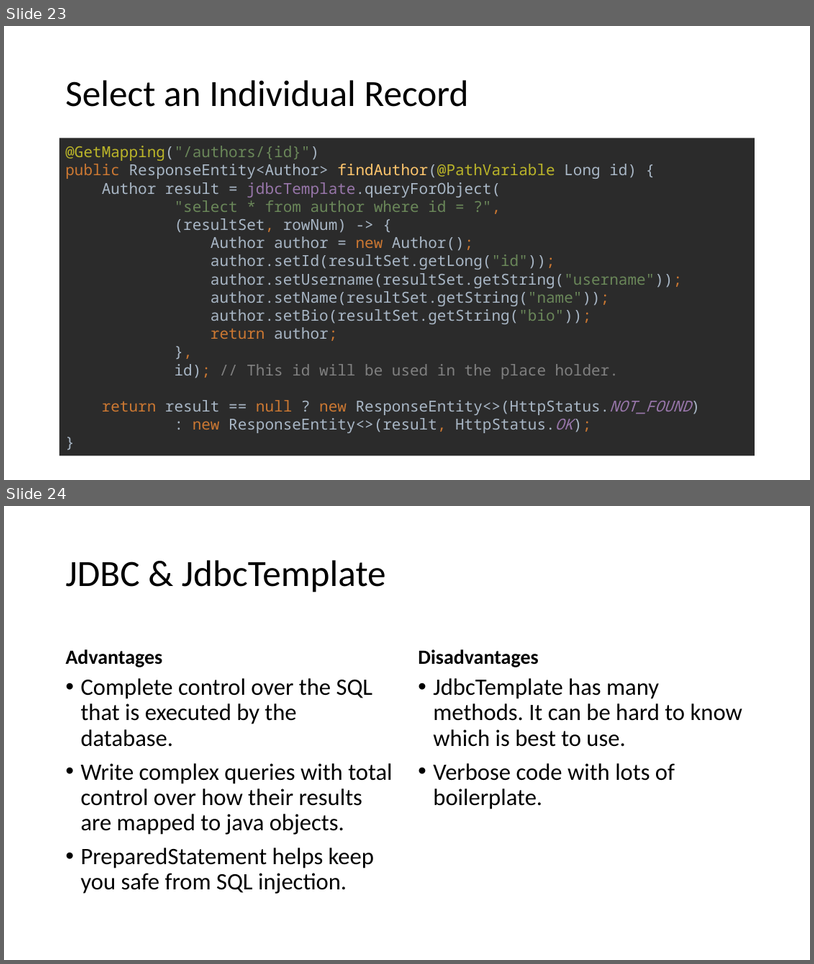
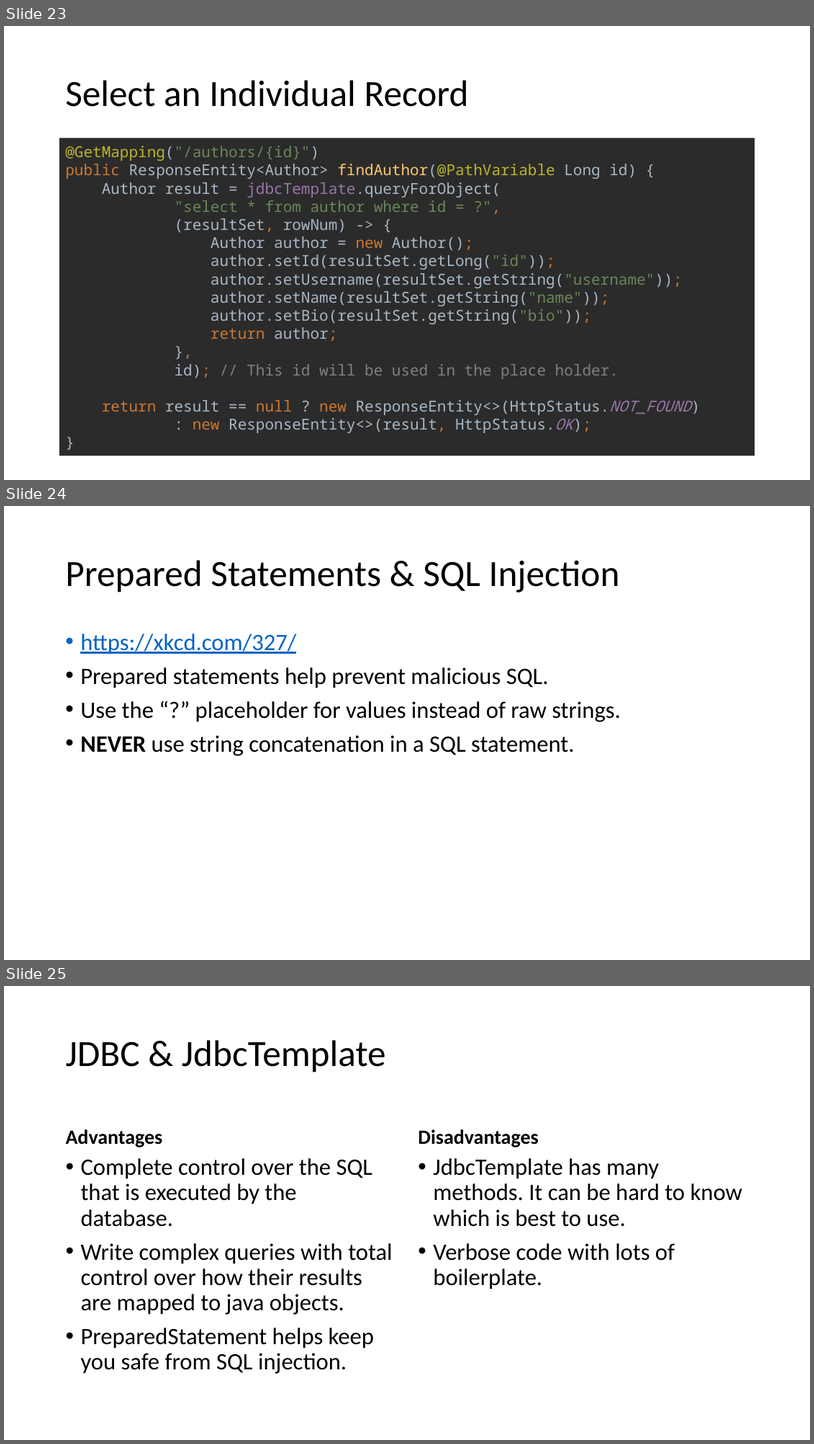
Before and after one commit to ryl/cybr406-2020, a slide deck: files/databases.pptx. Shown one above the other, each under a label of ours: slides 23 and 24 before the commit, slides 23, 24 and 25 after it. The pictures are 814x964 and 814x1444 pixels, drawn with LibreOffice and Linux fonts; fonts in the diff are those of the drawing. Boxes give left, top, right and bottom in pixels: in the first picture for what was removed or moved away, otherwise in the second. Text is boxed around its words. In the diff, an @@ line names an element or a change of style, - is before the commit and + after.

Commit message:
Bobby Tables

```diff
--- a/files/databases.pptx
+++ b/files/databases.pptx
@@ slide 24 added at bbox=[4, 506, 810, 960], background #FFFFFF @@
@@ title added at bbox=[65, 560, 620, 592], 44 pt, text #000000 @@
+Prepared Statements & SQL Injection
@@ text added at bbox=[80, 633, 621, 756], 28 pt, text #000000 @@
+• https://xkcd.com/327/
+• Prepared statements help prevent malicious SQL.
+• Use the “?” placeholder for values instead of raw strings.
+• NEVER use string concatenation in a SQL statement.
@@ what was slide 24 is now slide 25 @@
```
